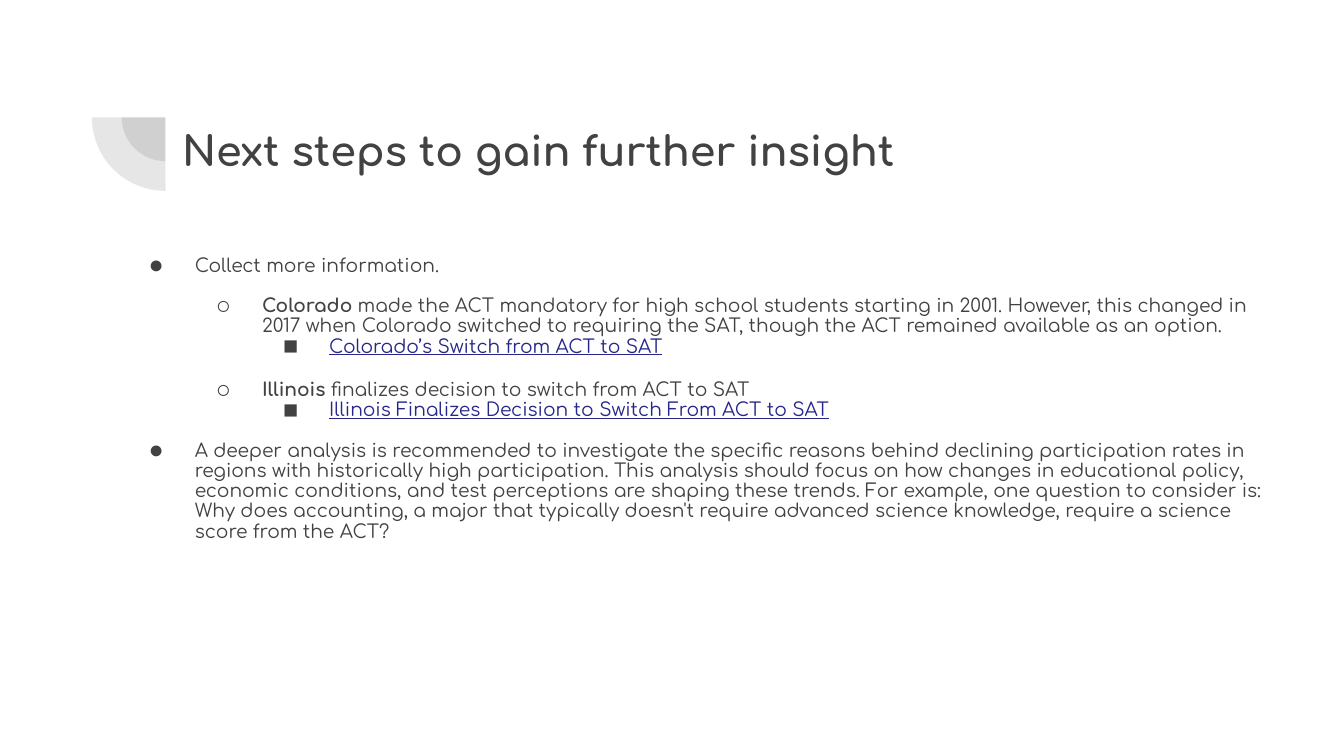
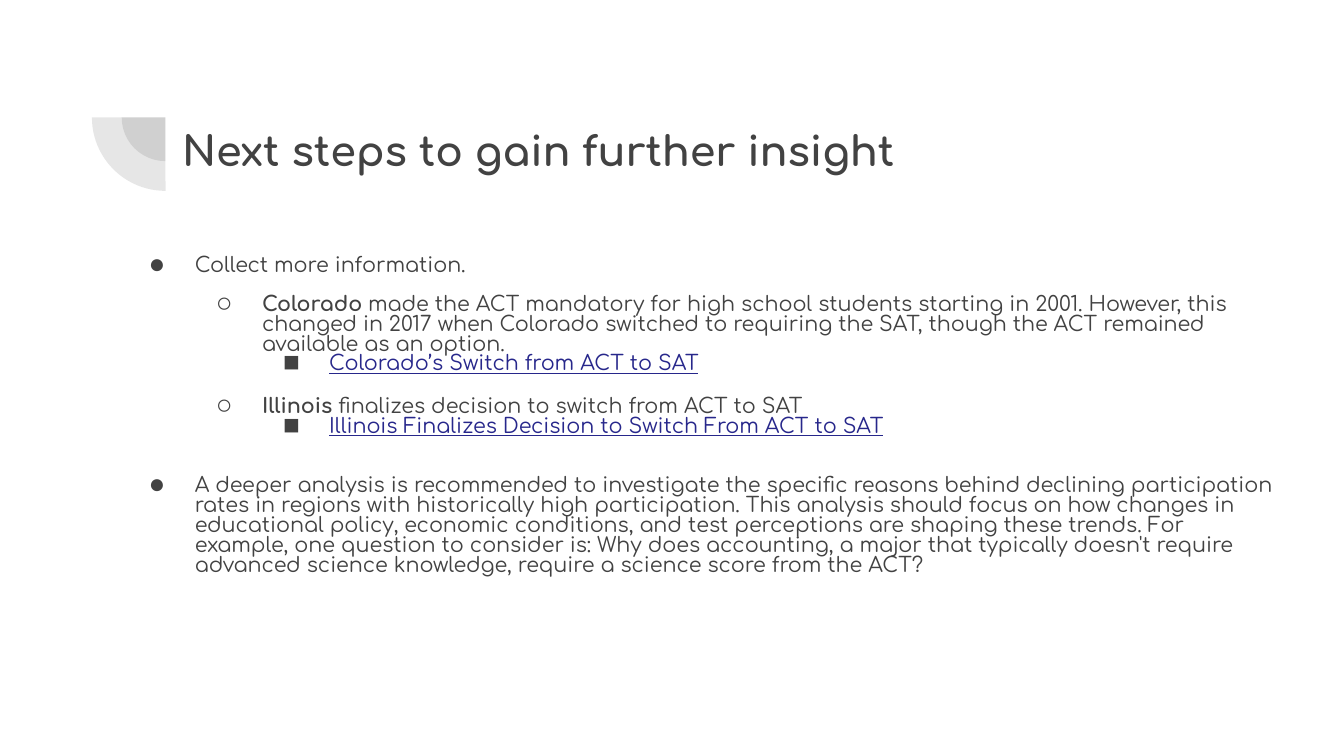
Before and after one commit to keljinda/ACT_analyst, a slide deck: slide 10 of presentation/ACT Analysis (2017-2019).pptx. Drawn at 1344x756 pixels with LibreOffice and Linux fonts; fonts in the diff are those of the drawing. Boxes give left, top, right and bottom in pixels: in the first picture for what was removed or moved away, otherwise in the second. Text is boxed around its words. In the diff, an @@ line names an element or a change of style, - is before the commit and + after.

```diff
--- a/presentation/ACT Analysis (2017-2019).pptx
+++ b/presentation/ACT Analysis (2017-2019).pptx
@@ text "Collect more information." at box(195, 255, 1272, 576): size 10 to 11.1 pt; line spacing 0.9 to 0.8 @@
```
Also in this commit, not shown: 4 other slides changed, 1 slide added, 1 slide removed, 3 other files.
